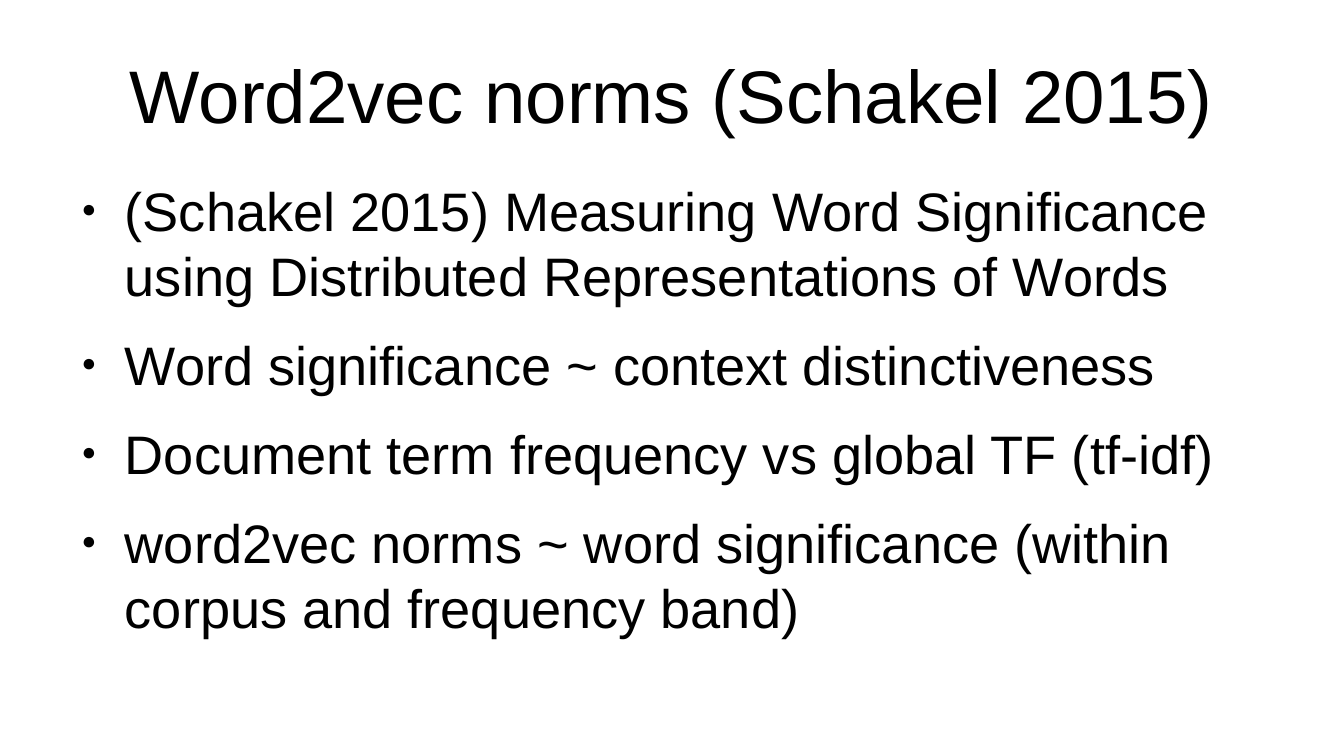
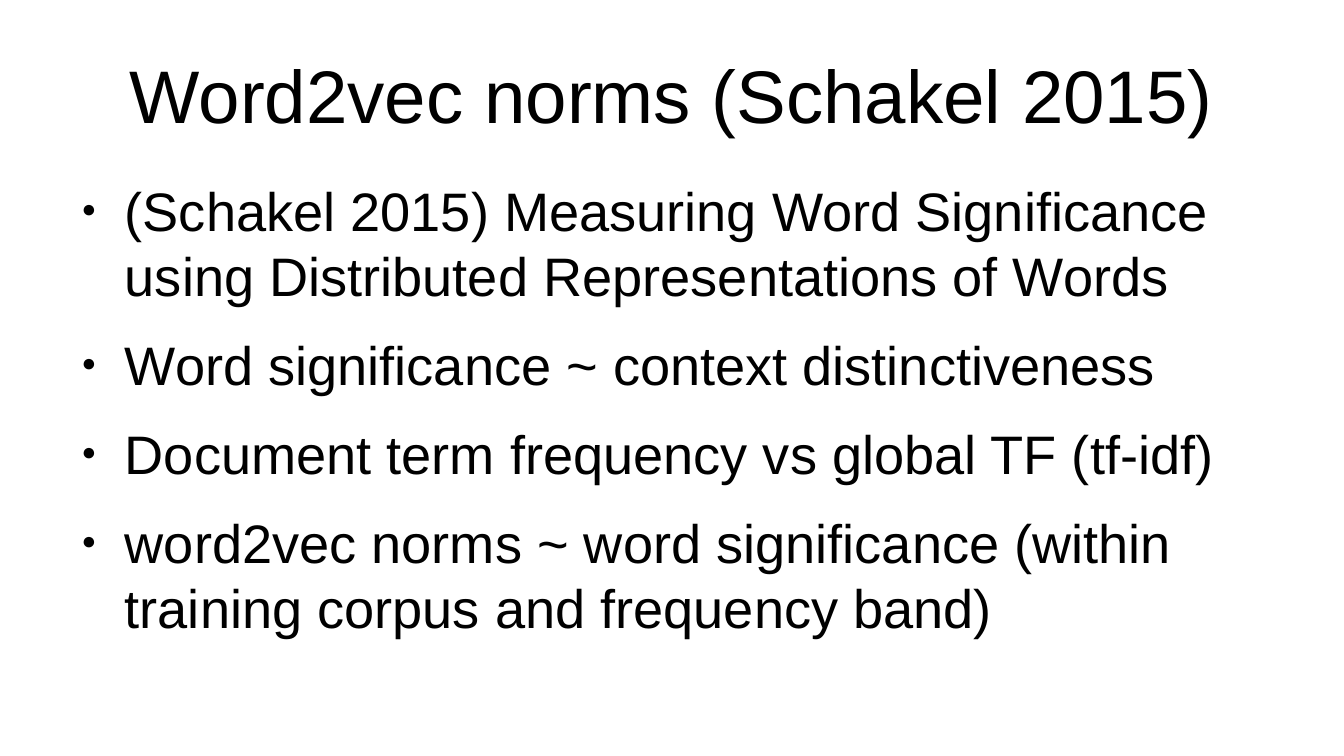
Before and after one commit to vackosar/fasttext-vector-norms-and-oov-words, a slide deck: slide 4 of presentation.odp. Drawn at 1344x756 pixels with LibreOffice and Linux fonts; fonts in the diff are those of the drawing. Boxes give left, top, right and bottom in pixels: in the first picture for what was removed or moved away, otherwise in the second. Text is boxed around its words. In the diff, an @@ line names an element or a change of style, - is before the commit and + after.

```diff
--- a/presentation.odp
+++ b/presentation.odp
@@ text at <box>125,523,1170,637</box>: text changed @@
-● word2vec norms ~ word significance (within corpus and frequency band)
+● word2vec norms ~ word significance (within training corpus and frequency band)
```
Also in this commit, not shown: 7 other slides changed.
